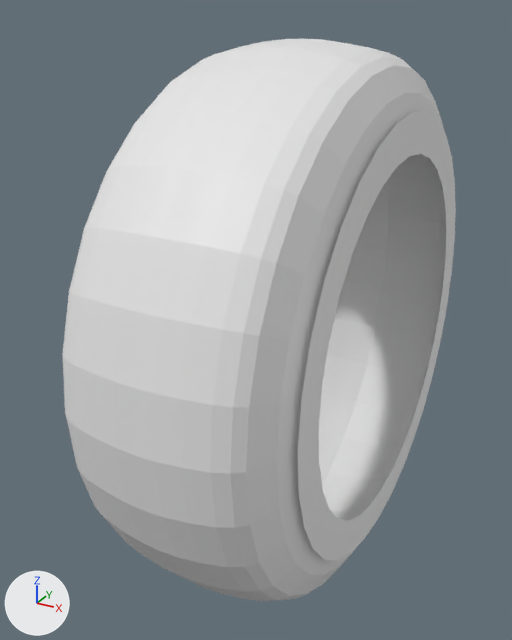
Before and after pictures for a commit that changed the FBX model Export Art/Vehicle/CarTires.fbx.
Rendered twice from a 50 mm lens placed at (0.366, -0.782, 0.73), pointed at (-0.05, -0.026, 0.353). The axes (+X, +Y, +Z) are drawn at lower left. The lights are the same throughout. The first picture is the older version.

Before the edit, the objects in view are built like this:
```python
me_circle_028 = bpy.data.meshes.new('Circle.028')
me_circle_028.from_pydata(...)  # 544 vertices, 512 faces; spans x -0.129..0.129, y -0.35..0.35, z -0.357..0.342
me_circle_028.materials.append(mat_material_217)  # white #e7e7e7
ob_tyre = bpy.data.objects.new('Tyre', me_circle_028)
ob_tyre.location = (0.0, 0.0, 0.357)
```
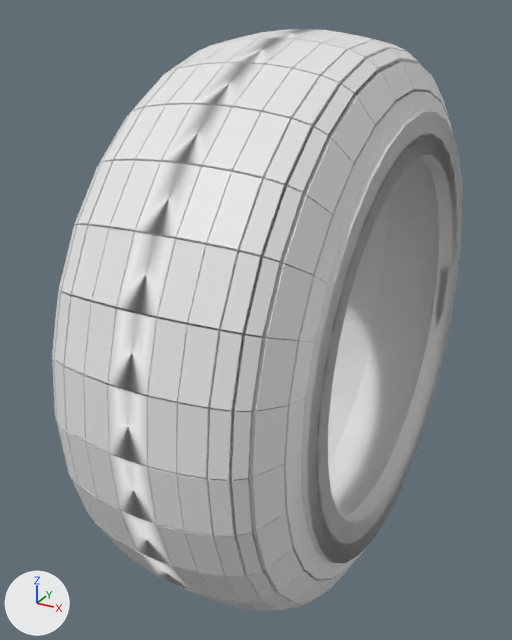
What differs and where, as boxes (x1, y1, x2, y2) in the pictures (512 x 640 px):
'Tyre', reshaped
    before: (62, 39, 456, 601)
    after: (52, 29, 463, 611)
part 1 of me_circle_028, added
    after: (52, 29, 463, 611)

Patch to the scene script:
```diff
--- a/Export Art/Vehicle/CarTires.fbx.py
+++ b/Export Art/Vehicle/CarTires.fbx.py
@@ me_circle_028 @@
 # used by ob_tyre; location = (0.0, 0.0, 0.357)
-me_circle_028.from_pydata(...)  # 544 vertices, 512 faces; spans x -0.129..0.129, y -0.35..0.35, z -0.357..0.342
+me_circle_028.from_pydata(...)  # 4332 vertices, 5478 faces; spans x -0.139..0.139, y -0.36..0.359, z -0.367..0.352
+# me_circle_028 part 1: 3788 vertices added at x -0.139..0.139, y -0.36..0.359, z -0.367..0.352
 me_circle_028.materials.append(mat_material_217)
```
